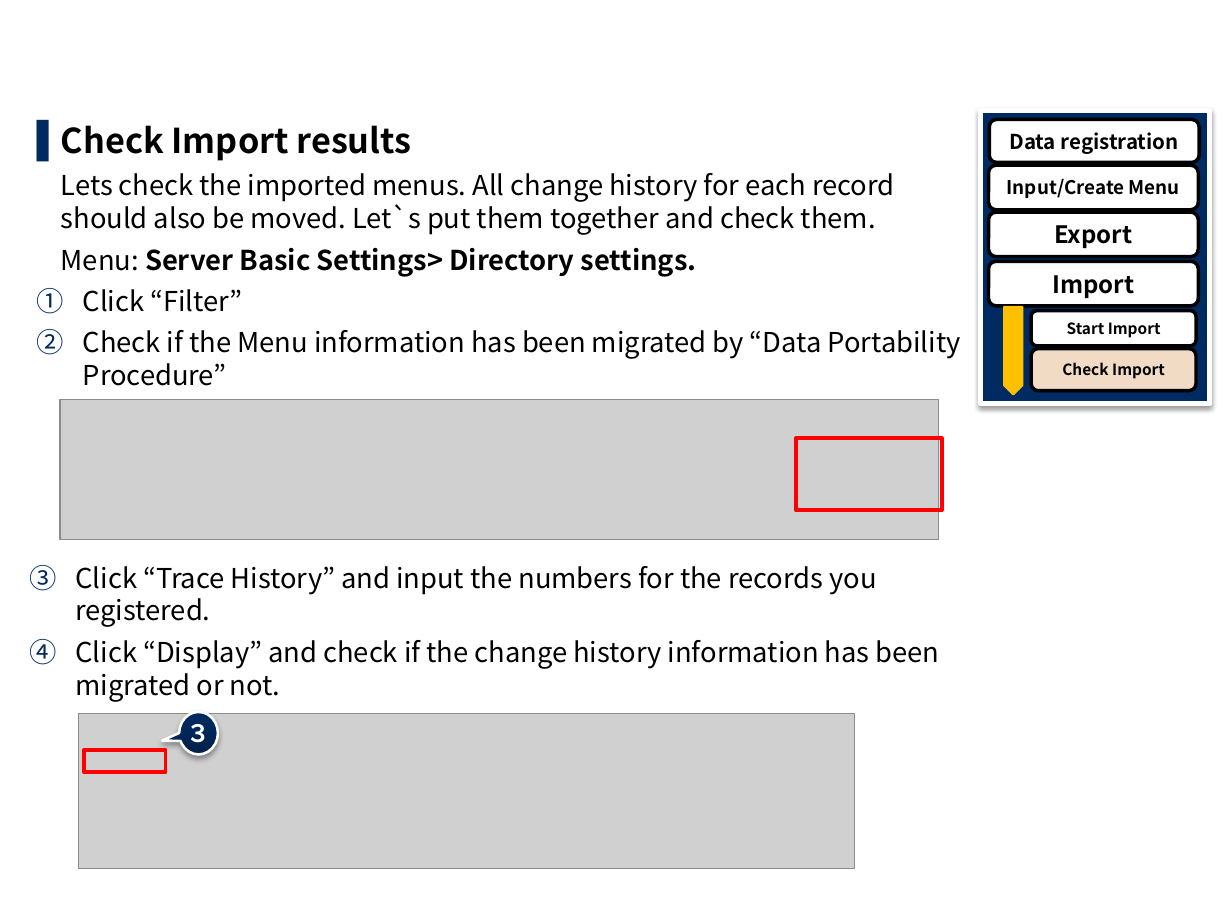
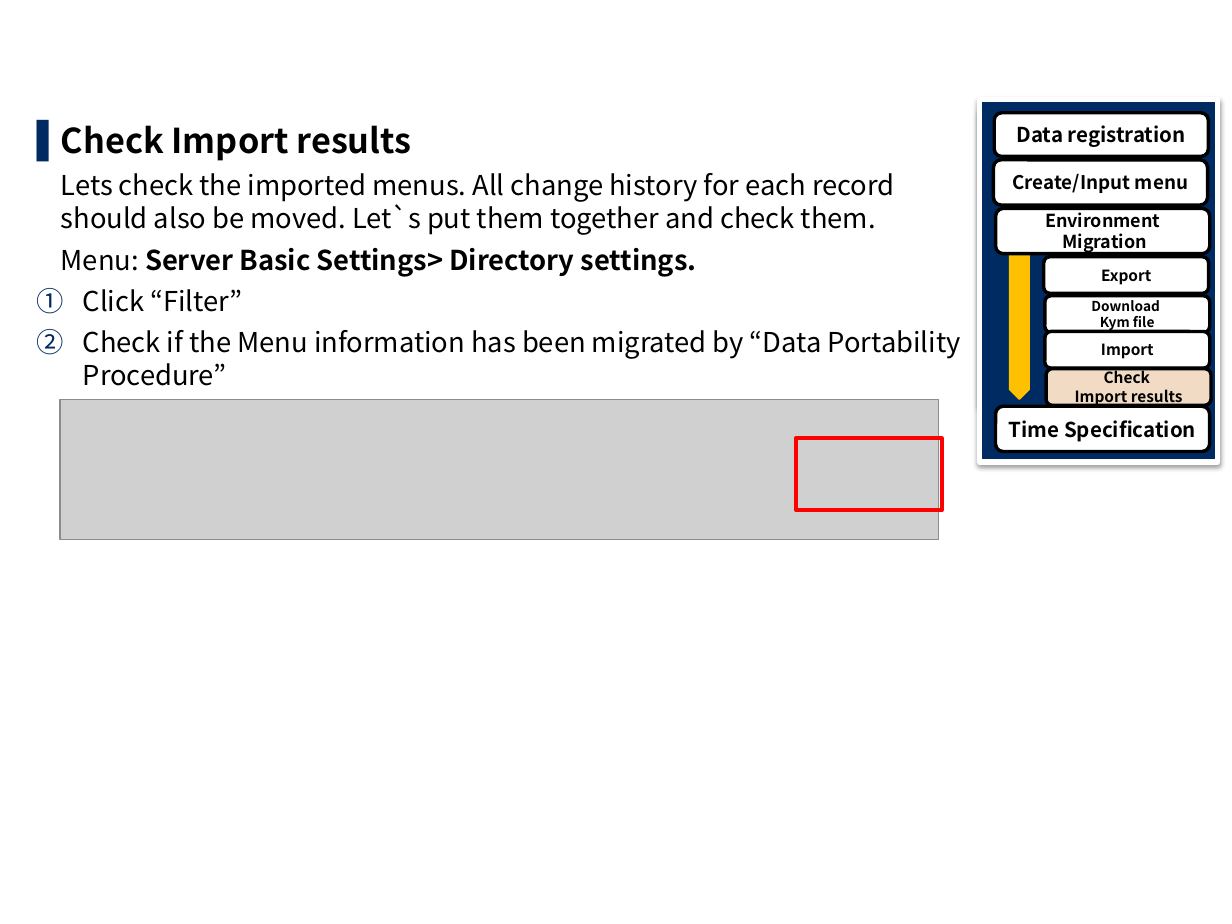
Before and after one commit to exastro-suite/it-automation-docs, a slide deck: slide 18 of asset/Learn/ITA-export-import_EN_practice.pptx. Drawn at 1232x924 pixels with LibreOffice and Linux fonts; fonts in the diff are those of the drawing; grey boxes stand for pictures; background and template pictures are left out. Boxes give left, top, right and bottom in pixels: in the first picture for what was removed or moved away, otherwise in the second. Text is boxed around its words. In the diff, an @@ line names an element or a change of style, - is before the commit and + after.

```diff
--- a/asset/Learn/ITA-export-import_EN_practice.pptx
+++ b/asset/Learn/ITA-export-import_EN_practice.pptx
@@ rounded rectangle "Data registration": place and size @@
-rounded rectangle "Data registration" at (989,120,1199,163)
+rounded rectangle "Data registration" at (994,113,1209,156)
@@ rounded rectangle "Create/Input menu": place and size @@
-rounded rectangle "Create/Input menu" at (988,165,1198,209)
+rounded rectangle "Create/Input menu" at (993,160,1207,206)
@@ text in rounded rectangle at (1013,173,1188,193): text changed @@
-Input/Create Menu
+Create/Input menu
@@ pentagon arrow: place and size @@
-pentagon arrow at (1004,307,1023,394)
+pentagon arrow at (1009,249,1029,399)
@@ rounded rectangle "Export": place and size @@
-rounded rectangle "Export" at (988,212,1198,256)
+rounded rectangle "Export" at (1044,256,1209,293)
@@ rounded rectangle "Export" at (1044,256,1209,293): size 14 to 9 pt @@
@@ group added at (979,100,1217,462): 3 rounded rectangles, 1 rectangle @@
+Time Specification
+Environment
+Migration
+Download
+Kym file
@@ title at (37,329,64,355): text changed @@
-2.5 Import(3/3)
+2.5 Environment Migration – Import (3/3)
@@ rounded rectangle removed at (1031,310,1196,346) @@
-Start Import
@@ rounded rectangle "Import" at (1045,331,1210,368): size 14 to 9 pt @@
@@ rounded rectangle "Import": place and size @@
-rounded rectangle "Import" at (988,261,1198,306)
+rounded rectangle "Import" at (1045,331,1210,368)
@@ rounded rectangle "Check Import results": place and size @@
-rounded rectangle "Check Import results" at (1031,349,1196,391)
+rounded rectangle "Check Import results" at (1046,368,1211,405)
@@ text in rounded rectangle at (1075,368,1183,406): text changed @@
-Check Import
+Check
+Import results
@@ text removed at (76,566,940,702) @@
-3. Click “Trace History” and input the numbers for the records you registered.
-4. Click “Display” and check if the change history information has been migrated or not.
@@ picture removed at (79,713,855,869) @@
@@ speech bubble removed at (179,712,218,755) @@
-３
@@ rectangle removed at (84,750,165,772) @@
```
Also in this commit, not shown: 14 other slides changed, 9 slides added, 3 slides removed, 7 other files.
